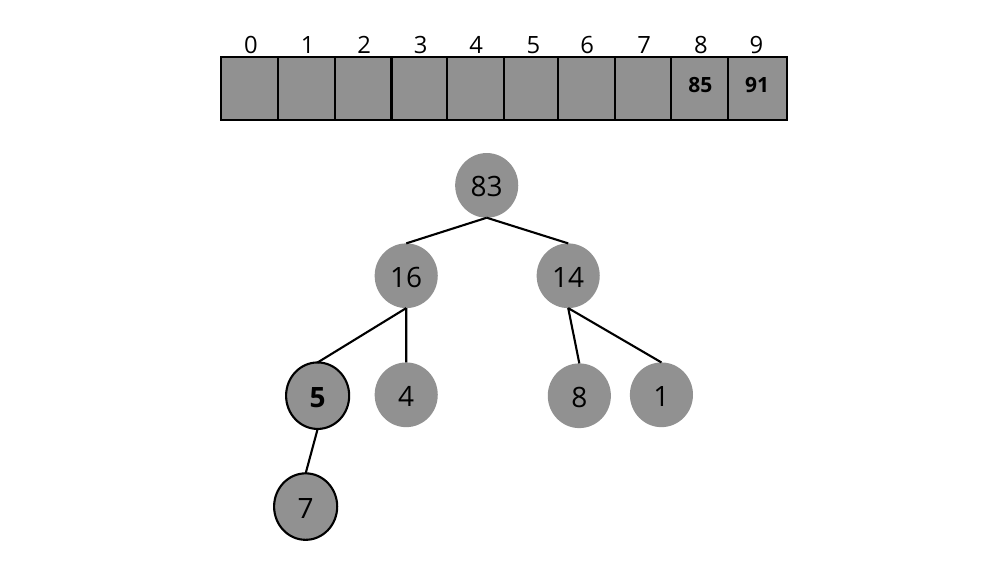
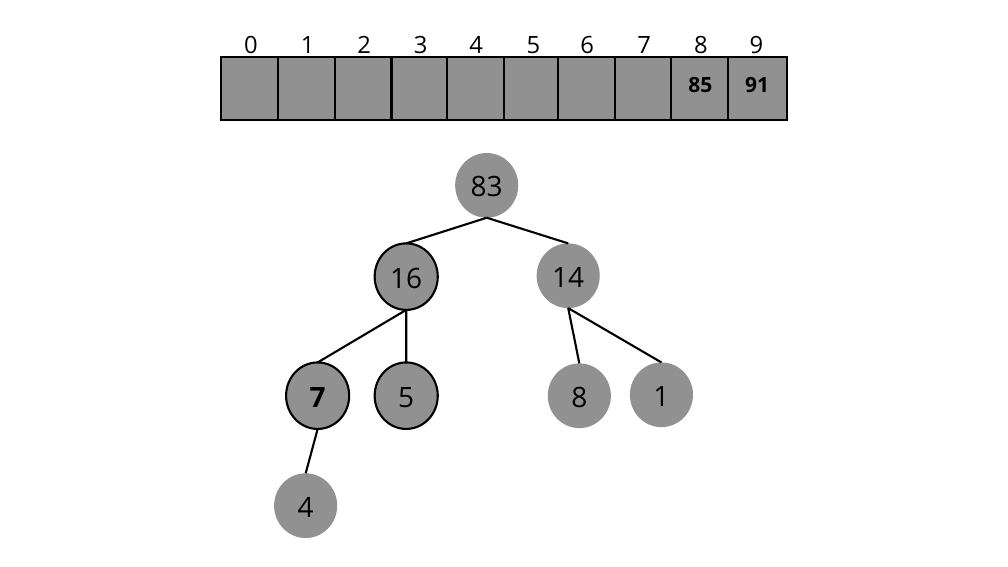
Before and after one commit to unibrasil-programacao-computadores/tp-heapsort, a slide deck: slide 35 of Heap_Sort.pptx (slide 36 before the commit). Drawn at 1008x567 pixels with LibreOffice and Linux fonts; fonts in the diff are those of the drawing. Boxes give left, top, right and bottom in pixels: in the first picture for what was removed or moved away, otherwise in the second. Text is boxed around its words. In the diff, an @@ line names an element or a change of style, - is before the commit and + after.

```diff
--- a/Heap_Sort.pptx
+++ b/Heap_Sort.pptx
@@ freeform shape at (374,243,437,310): outline none to #000000 3 pt; outline redrawn @@
@@ text added at (310,387,326,407), 40 pt, text #000000, bold @@
+7
@@ freeform shape at (374,362,437,429): outline none to #000000 3 pt; outline redrawn @@
@@ text "5": place and size @@
-text "5" at (310,387,326,407)
+text "5" at (398,387,414,407)
@@ text "5" at (398,387,414,407): bold off @@
@@ text removed at (398,386,414,406) @@
-4
@@ freeform shape at (274,473,337,538): outline #000000 3 pt to none; outline redrawn @@
@@ text at (298,497,314,517): text changed @@
-7
+4
```
Also in this commit, not shown: 45 other slides changed, 3 slides removed.
